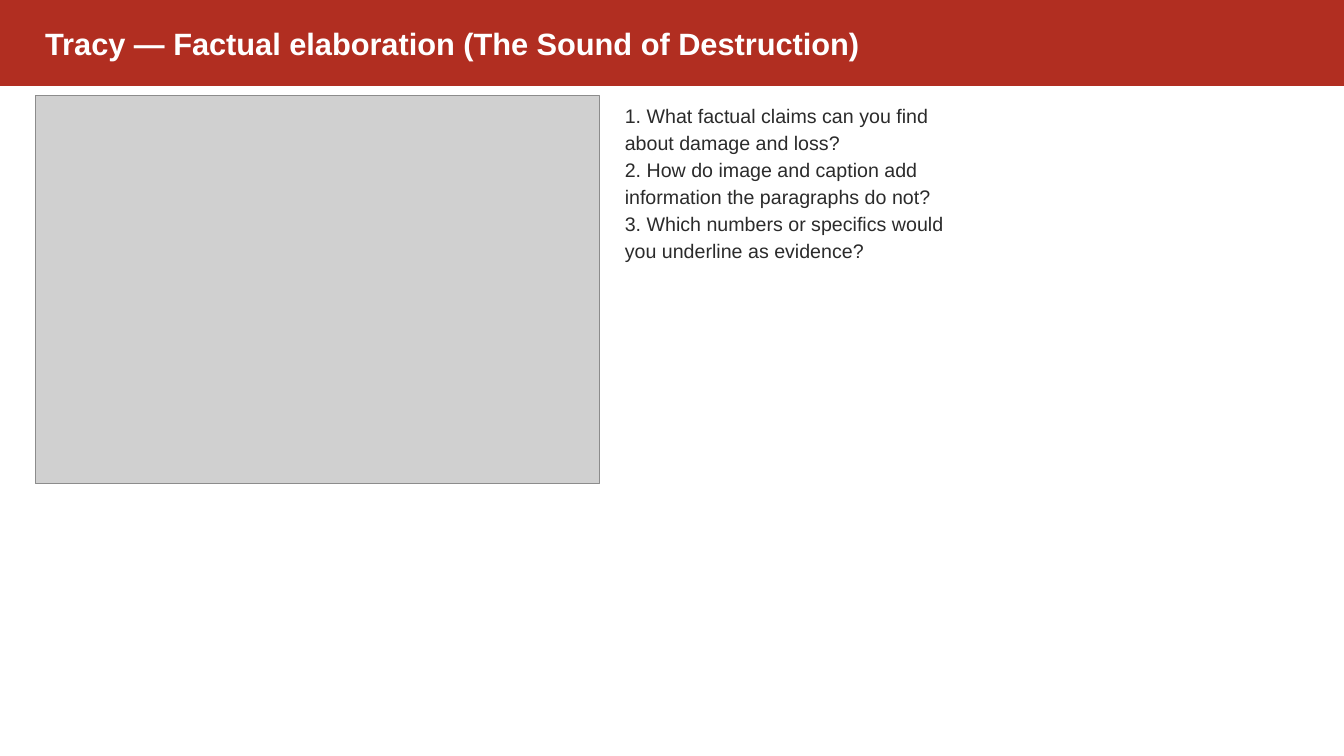
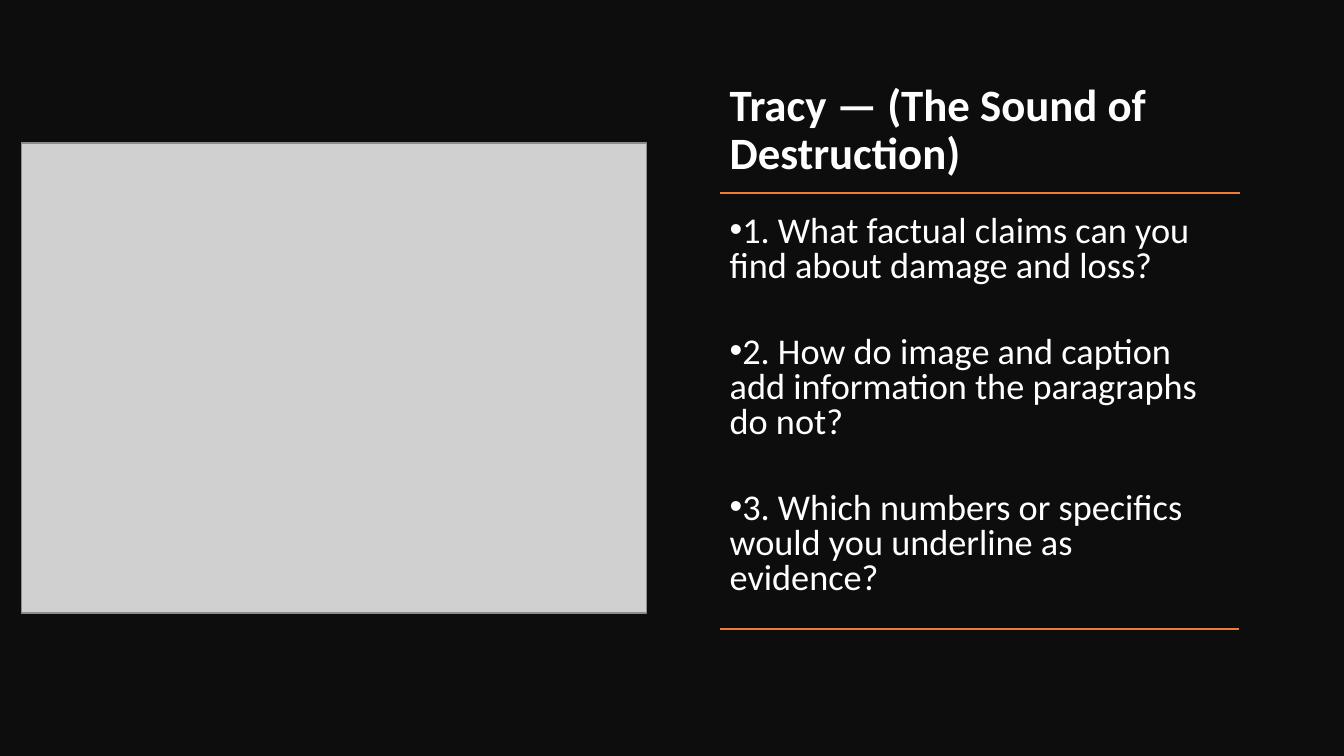
Before and after one commit to dsuth10/Joshua, a slide deck: slide 14 of Units/English/English_Unit_2/Lesson_Plans/Lesson_02_Slides.pptx. Drawn at 1344x756 pixels with LibreOffice and Linux fonts; fonts in the diff are those of the drawing; grey boxes stand for pictures. Boxes give left, top, right and bottom in pixels: in the first picture for what was removed or moved away, otherwise in the second. Text is boxed around its words. In the diff, an @@ line names an element or a change of style, - is before the commit and + after.

```diff
--- a/Units/English/English_Unit_2/Lesson_Plans/Lesson_02_Slides.pptx
+++ b/Units/English/English_Unit_2/Lesson_Plans/Lesson_02_Slides.pptx
@@ rectangle removed at [0,0,1344,86] @@
@@ rectangle added at [0,0,1344,756], fill #0D0D0D @@
@@ text "Tracy — (The Sound of ..." at [730,88,1146,176]: vertical alignment middle to bottom @@
@@ text at [730,88,1146,176]: text changed; size 22 to 32 pt; font Arial to Calibri @@
-Tracy — Factual elaboration (The Sound of Destruction)
+Tracy — (The Sound of Destruction)
@@ picture: place and size @@
-picture at [35,96,600,484]
+picture at [22,143,647,613]
@@ line added from (1240, 193) to (720, 193), #ED7D31 1 pt @@
@@ text "1. What factual claims can ...": place and size @@
-text "1. What factual claims can ..." at [625,108,943,262]
+text "1. What factual claims can ..." at [730,217,1197,591]
@@ text "1. What factual claims can ..." at [730,217,1197,591]: size 14 to 25.9 pt, font Arial to Calibri, text colour #2B2B2B to #FFFFFF; bullet none to •; line spacing 1.15 to 0.8; more space between paragraphs @@
@@ line added from (1239, 629) to (720, 629), #ED7D31 1 pt @@
```
Also in this commit, not shown: 16 other slides changed, 1 other file.
